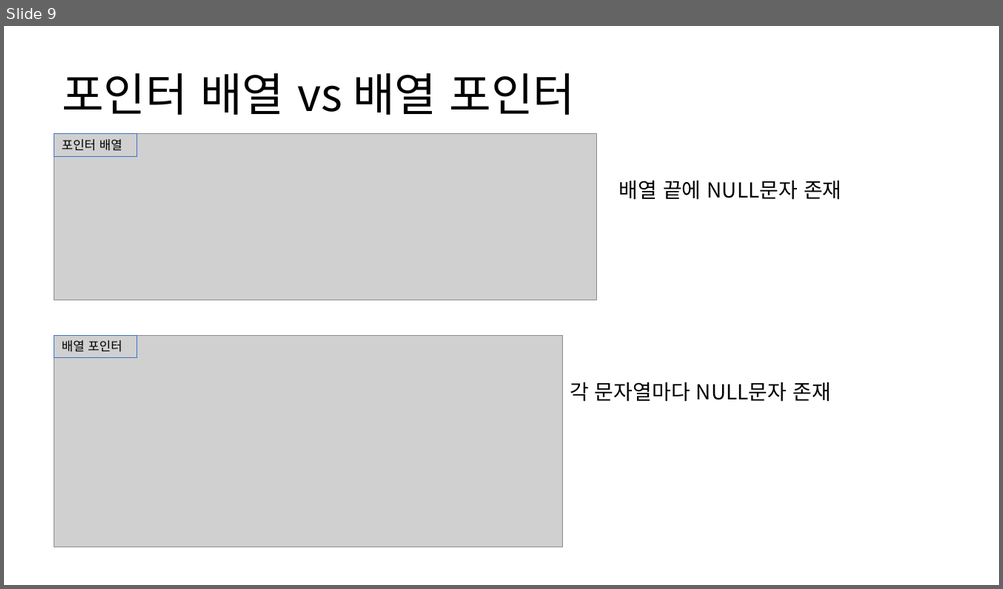
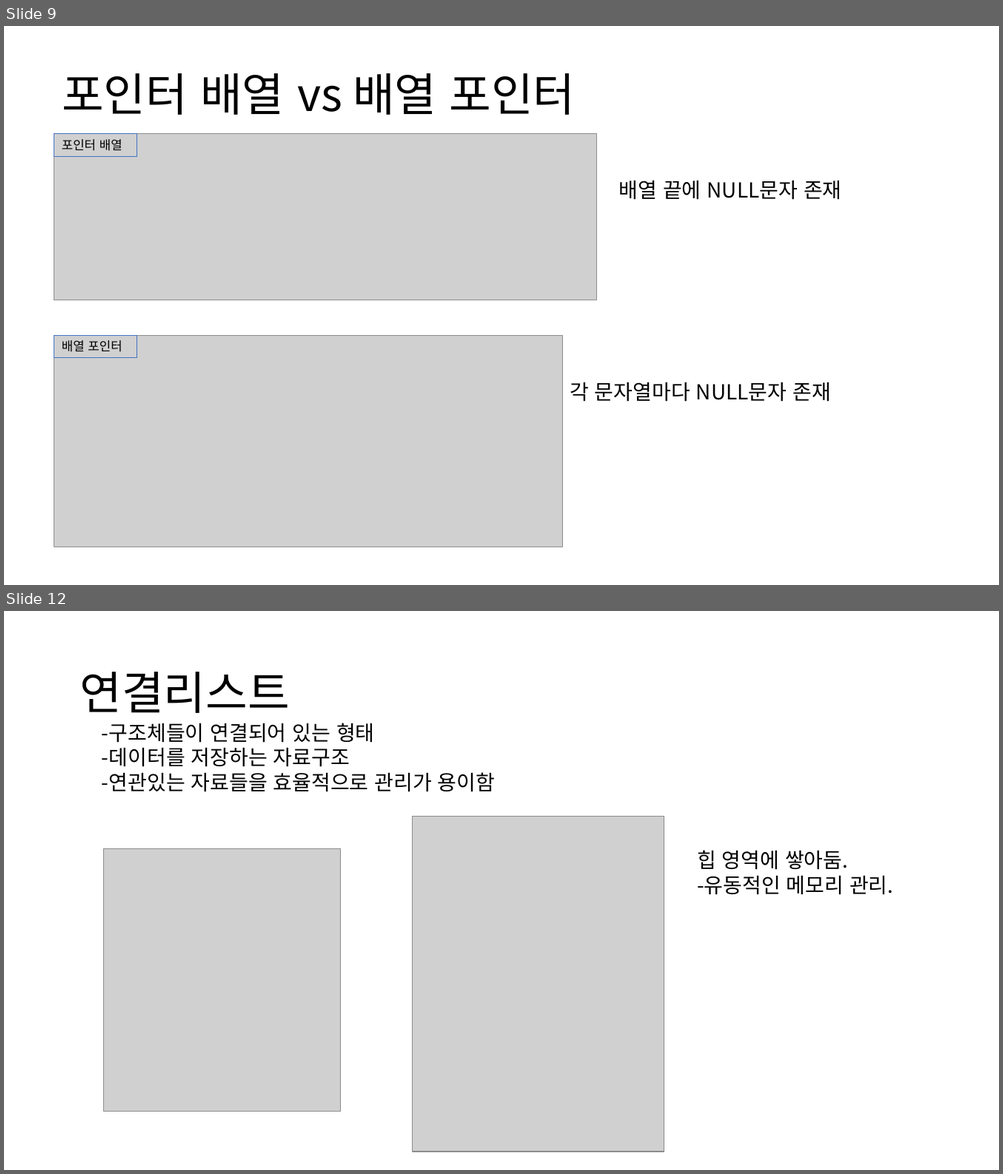
Before and after one commit to sejjun/darkent-with-C, a slide deck: darknet_withC.pptx. Shown one above the other, each under a label of ours: slide 9 before the commit, slides 9 and 12 after it; the slides between them are not shown. The pictures are 1003x589 and 1003x1174 pixels, drawn with LibreOffice and Linux fonts; fonts in the diff are those of the drawing; grey boxes stand for pictures. Boxes give left, top, right and bottom in pixels: in the first picture for what was removed or moved away, otherwise in the second. Text is boxed around its words. In the diff, an @@ line names an element or a change of style, - is before the commit and + after.

Commit message:
연결리스트 흐름도 완성 0728 1730 노트북

```diff
--- a/darknet_withC.pptx
+++ b/darknet_withC.pptx
@@ slide 12 added at [4, 611, 999, 1170], background #FFFFFF @@
@@ title added at [79, 672, 289, 713], 44 pt, text #000000 @@
+연결리스트
@@ text added at [102, 723, 375, 743], 20 pt, text #000000 @@
+-구조체들이 연결되어 있는 형태
@@ text added at [102, 747, 495, 792], 20 pt, text #000000 @@
+-데이터를 저장하는 자료구조
+-연관있는 자료들을 효율적으로 관리가 용이함
@@ picture added at [412, 816, 664, 1152] @@
@@ picture added at [104, 849, 341, 1113] @@
@@ text added at [697, 850, 893, 895], 20 pt, text #000000 @@
+힙 영역에 쌓아둠.
+-유동적인 메모리 관리.
```
Also in this commit, not shown: 1 slide changed, 2 other slides added.
